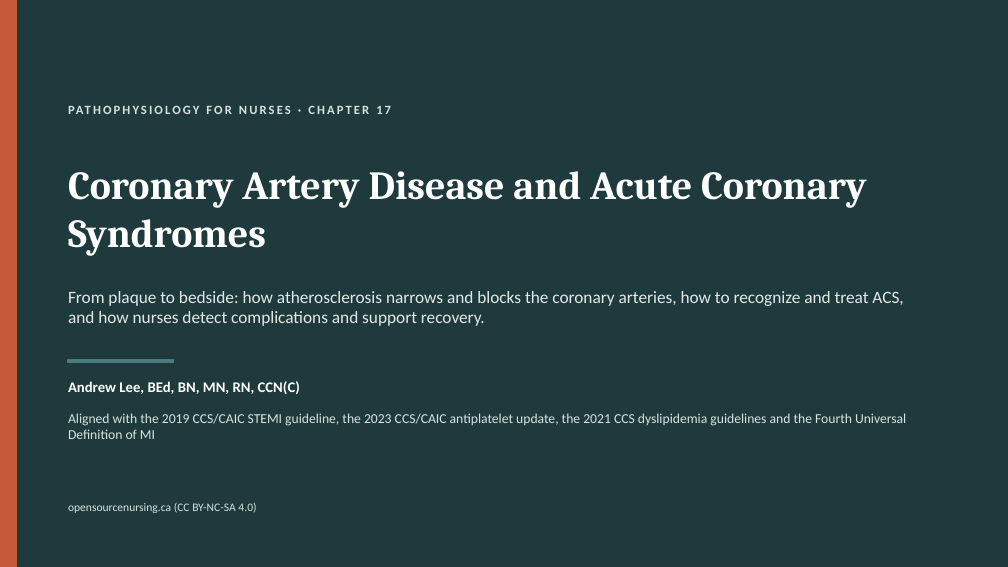
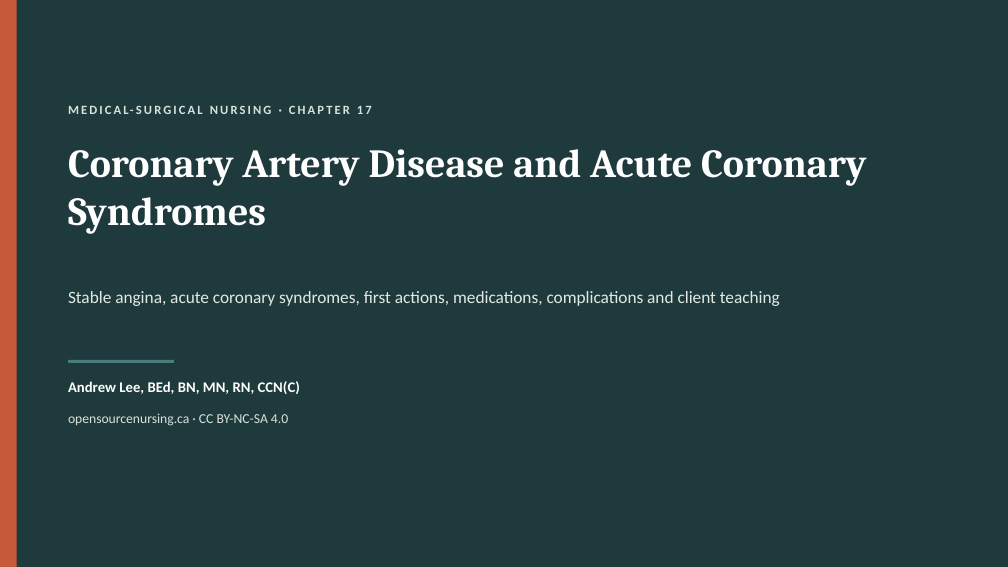
Before and after one commit to andrewleenl/opensourcenursing, a slide deck: slide 1 of Ch17_Coronary_Artery_Disease_and_Acute_Coronary_Syndromes_Lecture_Presentation.pptx. Drawn at 1008x567 pixels with LibreOffice and Linux fonts; fonts in the diff are those of the drawing. Boxes give left, top, right and bottom in pixels: in the first picture for what was removed or moved away, otherwise in the second. Text is boxed around its words. In the diff, an @@ line names an element or a change of style, - is before the commit and + after.

```diff
--- a/Ch17_Coronary_Artery_Disease_and_Acute_Coronary_Syndromes_Lecture_Presentation.pptx
+++ b/Ch17_Coronary_Artery_Disease_and_Acute_Coronary_Syndromes_Lecture_Presentation.pptx
@@ text at [68, 102, 938, 125]: text changed @@
-PATHOPHYSIOLOGY FOR NURSES · CHAPTER 17
+MEDICAL-SURGICAL NURSING · CHAPTER 17
@@ title "Coronary Artery Disease and Acute ..." at [68, 149, 867, 234]: vertical alignment middle to top @@
@@ text at [68, 291, 780, 306]: text changed @@
-From plaque to bedside: how atherosclerosis narrows and blocks the coronary arteries, how to recognize and treat ACS, and how nurses detect complications and support recovery.
+Stable angina, acute coronary syndromes, first actions, medications, complications and client teaching
@@ text at [68, 413, 288, 426]: text changed; size 11 to 13 pt @@
-opensourcenursing.ca (CC BY-NC-SA 4.0)
+opensourcenursing.ca · CC BY-NC-SA 4.0
@@ text removed at [68, 413, 906, 439] @@
-Aligned with the 2019 CCS/CAIC STEMI guideline, the 2023 CCS/CAIC antiplatelet update, the 2021 CCS dyslipidemia guidelines and the Fourth Universal Definition of MI
```
Also in this commit, not shown: 10 other slides changed, 28 slides added, 44 slides removed, 3 other files.
